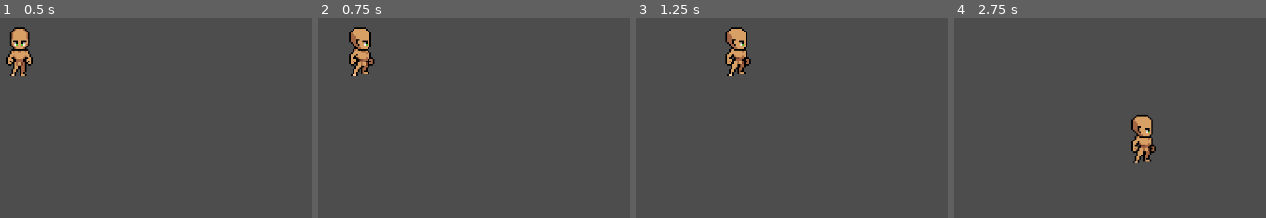
Above: before the commit, frames 1-4 (left to right).
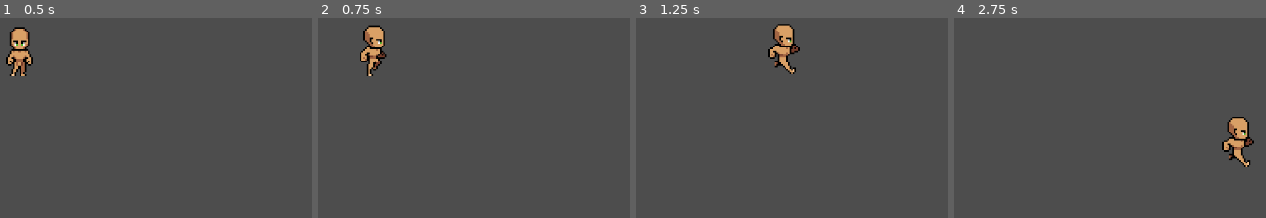
Above: after the commit, the same moments.

Repository: yliris/four-directional-movement-system
Game: Godot game, scene res://world.tscn
Two runs of this game, one before a commit and one after it. Both use one fixed random seed, a clock stepped at 60 frames per second and the inputs below.
Inputs:
- Up to frame 1 (0.5 s): no input
- Up to frame 2 (0.75 s): hold D (walk_right) from 0.53 s (still down); hold Shift (sprint) from 0.53 s (still down)
- Up to frame 3 (1.25 s): keep holding D (walk_right); keep holding Shift (sprint)
- Up to frame 4 (2.75 s): release D (walk_right) at 1.28 s; release Shift (sprint) at 1.28 s; hold S (walk_down) 1.28-2.03 s; tap Shift (sprint) at 1.35 s; hold D (walk_right) from 2.03 s (still down); hold Shift (sprint) from 2.03 s (still down)

Frame 1 is identical in both runs. In frame 2, 2.3% of the frame differs, in the area x 9-23%, y 3-29%; in frame 3, 3.0%, in the area x 28-53%, y 3-29%; in frame 4, 3.0%.

Commit message:
sprinting complete

Diff:
--- a/player.gd
+++ b/player.gd
@@ -1,26 +1,46 @@
 extends CharacterBody2D
 
 const WALK_SPEED = 70.0
-const SPRINT_SPEED = 100.0
+const SPRINT_SPEED = 110.0
 
-var input_walk_vector = Vector2.ZERO
-var input_sprint = false
+var input_vector = Vector2.ZERO
 
 @onready var animation_tree = $AnimationTree
 @onready var playback = animation_tree.get("parameters/StateMachine/playback") as AnimationNodeStateMachinePlayback
 
-func _physics_process(delta):
+func _physics_process(delta: float) -> void:
 	var state = playback.get_current_node()
-	input_walk_vector = Input.get_vector("walk_left", "walk_right", "walk_up", "walk_down")
-	input_sprint = Input.is_action_pressed("sprint")
+	match state:
+		"MoveState": move_state(delta)
+		"SprintState": sprint_state(delta)
 
-	if input_walk_vector != Vector2.ZERO:
-		var direction_vector = Vector2(input_walk_vector.x, -input_walk_vector.y)
+func move_state(delta: float) -> void:
+	input_vector = Input.get_vector("walk_left", "walk_right", "walk_up", "walk_down")
+
+	if input_vector != Vector2.ZERO:
+		var direction_vector = Vector2(input_vector.x, -input_vector.y)
 		update_blend_positions(direction_vector)
 
-	velocity = input_walk_vector * WALK_SPEED
+	if Input.is_action_pressed("sprint") and input_vector != Vector2.ZERO:
+		playback.travel("SprintState")
+
+	velocity = input_vector * WALK_SPEED
 	move_and_slide()
 
-func update_blend_positions(direction_vector):
+func sprint_state(delta: float) -> void:
+	input_vector = Input.get_vector("walk_left", "walk_right", "walk_up", "walk_down")
+
+	if input_vector != Vector2.ZERO:
+		var direction_vector = Vector2(input_vector.x, -input_vector.y)
+		update_blend_positions(direction_vector)
+
+	if not Input.is_action_pressed("sprint"):
+		playback.travel("MoveState")
+
+	velocity = input_vector * SPRINT_SPEED
+	move_and_slide()
+
+func update_blend_positions(direction_vector: Vector2) -> void:
 	animation_tree.set("parameters/StateMachine/MoveState/Stand/blend_position", direction_vector)
 	animation_tree.set("parameters/StateMachine/MoveState/Walk/blend_position", direction_vector)
+	animation_tree.set("parameters/StateMachine/SprintState/blend_position", direction_vector)
--- a/player.tscn
+++ b/player.tscn
@@ -16,6 +16,76 @@
 "transitions": PackedFloat32Array(1),
 "update": 1,
 "values": [1]
+}
+
+[sub_resource type="Animation" id="Animation_nvl01"]
+resource_name = "run_down"
+length = 0.6
+step = 0.1
+tracks/0/type = "value"
+tracks/0/imported = false
+tracks/0/enabled = true
+tracks/0/path = NodePath("Sprite2D:frame")
+tracks/0/interp = 1
+tracks/0/loop_wrap = true
+tracks/0/keys = {
+"times": PackedFloat32Array(0, 0.1, 0.2, 0.3, 0.4, 0.5),
+"transitions": PackedFloat32Array(1, 1, 1, 1, 1, 1),
+"update": 1,
+"values": [40, 41, 42, 43, 44, 45]
+}
+
+[sub_resource type="Animation" id="Animation_ivps1"]
+resource_name = "run_left"
+length = 0.6
+step = 0.1
+tracks/0/type = "value"
+tracks/0/imported = false
+tracks/0/enabled = true
+tracks/0/path = NodePath("Sprite2D:frame")
+tracks/0/interp = 1
+tracks/0/loop_wrap = true
+tracks/0/keys = {
+"times": PackedFloat32Array(0, 0.1, 0.2, 0.3, 0.4, 0.5),
+"transitions": PackedFloat32Array(1, 1, 1, 1, 1, 1),
+"update": 1,
+"values": [52, 53, 54, 55, 56, 57]
+}
+
+[sub_resource type="Animation" id="Animation_urp6f"]
+resource_name = "run_right"
+length = 0.6
+loop_mode = 1
+step = 0.1
+tracks/0/type = "value"
+tracks/0/imported = false
+tracks/0/enabled = true
+tracks/0/path = NodePath("Sprite2D:frame")
+tracks/0/interp = 1
+tracks/0/loop_wrap = true
+tracks/0/keys = {
+"times": PackedFloat32Array(0, 0.1, 0.2, 0.3, 0.4, 0.5),
+"transitions": PackedFloat32Array(1, 1, 1, 1, 1, 1),
+"update": 1,
+"values": [46, 47, 48, 49, 50, 51]
+}
+
+[sub_resource type="Animation" id="Animation_bwjto"]
+resource_name = "run_up"
+length = 0.6
+loop_mode = 1
+step = 0.1
+tracks/0/type = "value"
+tracks/0/imported = false
+tracks/0/enabled = true
+tracks/0/path = NodePath("Sprite2D:frame")
+tracks/0/interp = 1
+tracks/0/loop_wrap = true
+tracks/0/keys = {
+"times": PackedFloat32Array(0, 0.1, 0.2, 0.3, 0.4, 0.5),
+"transitions": PackedFloat32Array(1, 1, 1, 1, 1, 1),
+"update": 1,
+"values": [58, 59, 60, 61, 62, 63]
 }
 
 [sub_resource type="Animation" id="Animation_onrkg"]
@@ -160,78 +230,6 @@
 "transitions": PackedFloat32Array(1, 1, 1, 1, 1, 1),
 "update": 1,
 "values": [34, 35, 36, 37, 38, 39]
-}
-
-[sub_resource type="Animation" id="Animation_nvl01"]
-resource_name = "run_down"
-length = 0.6
-loop_mode = 1
-step = 0.1
-tracks/0/type = "value"
-tracks/0/imported = false
-tracks/0/enabled = true
-tracks/0/path = NodePath("Sprite2D:frame")
-tracks/0/interp = 1
-tracks/0/loop_wrap = true
-tracks/0/keys = {
-"times": PackedFloat32Array(0, 0.1, 0.2, 0.3, 0.4, 0.5),
-"transitions": PackedFloat32Array(1, 1, 1, 1, 1, 1),
-"update": 1,
-"values": [40, 41, 42, 43, 44, 45]
-}
-
-[sub_resource type="Animation" id="Animation_ivps1"]
-resource_name = "run_left"
-length = 0.6
-loop_mode = 1
-step = 0.1
-tracks/0/type = "value"
-tracks/0/imported = false
-tracks/0/enabled = true
-tracks/0/path = NodePath("Sprite2D:frame")
-tracks/0/interp = 1
-tracks/0/loop_wrap = true
-tracks/0/keys = {
-"times": PackedFloat32Array(0, 0.1, 0.2, 0.3, 0.4, 0.5),
-"transitions": PackedFloat32Array(1, 1, 1, 1, 1, 1),
-"update": 1,
-"values": [52, 53, 54, 55, 56, 57]
-}
-
-[sub_resource type="Animation" id="Animation_urp6f"]
-resource_name = "run_right"
-length = 0.6
-loop_mode = 1
-step = 0.1
-tracks/0/type = "value"
-tracks/0/imported = false
-tracks/0/enabled = true
-tracks/0/path = NodePath("Sprite2D:frame")
-tracks/0/interp = 1
-tracks/0/loop_wrap = true
-tracks/0/keys = {
-"times": PackedFloat32Array(0, 0.1, 0.2, 0.3, 0.4, 0.5),
-"transitions": PackedFloat32Array(1, 1, 1, 1, 1, 1),
-"update": 1,
-"values": [46, 47, 48, 49, 50, 51]
-}
-
-[sub_resource type="Animation" id="Animation_bwjto"]
-resource_name = "run_up"
-length = 0.6
-loop_mode = 1
-step = 0.1
-tracks/0/type = "value"
-tracks/0/imported = false
-tracks/0/enabled = true
-tracks/0/path = NodePath("Sprite2D:frame")
-tracks/0/interp = 1
-tracks/0/loop_wrap = true
-tracks/0/keys = {
-"times": PackedFloat32Array(0, 0.1, 0.2, 0.3, 0.4, 0.5),
-"transitions": PackedFloat32Array(1, 1, 1, 1, 1, 1),
-"update": 1,
-"values": [58, 59, 60, 61, 62, 63]
 }
 
 [sub_resource type="AnimationLibrary" id="AnimationLibrary_1jxqw"]
@@ -314,7 +312,7 @@
 states/Walk/node = SubResource("AnimationNodeBlendSpace2D_ivps1")
 states/Walk/position = Vector2(395, 194)
 transitions = ["Start", "Stand", SubResource("AnimationNodeStateMachineTransition_urp6f"), "Stand", "Walk", SubResource("AnimationNodeStateMachineTransition_onrkg"), "Walk", "Stand", SubResource("AnimationNodeStateMachineTransition_i3pqv")]
-graph_offset = Vector2(-182, 34)
+graph_offset = Vector2(-185, -36)
 
 [sub_resource type="AnimationNodeAnimation" id="AnimationNodeAnimation_n7ghd"]
 animation = &"run_up"
@@ -342,21 +340,23 @@
 [sub_resource type="AnimationNodeStateMachineTransition" id="AnimationNodeStateMachineTransition_dw050"]
 advance_mode = 2
 
-[sub_resource type="AnimationNodeStateMachineTransition" id="AnimationNodeStateMachineTransition_hqtel"]
-
-[sub_resource type="AnimationNodeStateMachineTransition" id="AnimationNodeStateMachineTransition_sweqy"]
-advance_mode = 2
+[sub_resource type="AnimationNodeStateMachineTransition" id="AnimationNodeStateMachineTransition_606se"]
+advance_expression = "input_vector.length() > 0.0"
+
+[sub_resource type="AnimationNodeStateMachineTransition" id="AnimationNodeStateMachineTransition_u1c27"]
+advance_mode = 2
+advance_expression = "input_vector.length() == 0.0"
 
 [sub_resource type="AnimationNodeStateMachine" id="AnimationNodeStateMachine_b26j0"]
 states/MoveState/node = SubResource("AnimationNodeStateMachine_1jxqw")
 states/MoveState/position = Vector2(422, 100)
 states/SprintState/node = SubResource("AnimationNodeBlendSpace2D_bwjto")
-states/SprintState/position = Vector2(422, 181)
-transitions = ["Start", "MoveState", SubResource("AnimationNodeStateMachineTransition_dw050"), "MoveState", "SprintState", SubResource("AnimationNodeStateMachineTransition_hqtel"), "SprintState", "MoveState", SubResource("AnimationNodeStateMachineTransition_sweqy")]
-graph_offset = Vector2(-135, 14)
+states/SprintState/position = Vector2(422, 215)
+transitions = ["Start", "MoveState", SubResource("AnimationNodeStateMachineTransition_dw050"), "MoveState", "SprintState", SubResource("AnimationNodeStateMachineTransition_606se"), "SprintState", "MoveState", SubResource("AnimationNodeStateMachineTransition_u1c27")]
+graph_offset = Vector2(-167, -75)
 
 [sub_resource type="AnimationNodeBlendTree" id="AnimationNodeBlendTree_n7ghd"]
-graph_offset = Vector2(-205, 48)
+graph_offset = Vector2(-386, -28)
 nodes/StateMachine/node = SubResource("AnimationNodeStateMachine_b26j0")
 nodes/StateMachine/position = Vector2(40, 80)
 node_connections = [&"output", 0, &"StateMachine"]
@@ -380,4 +380,4 @@
 anim_player = NodePath("../AnimationPlayer")
 parameters/StateMachine/MoveState/Stand/blend_position = Vector2(0, -0.261649)
 parameters/StateMachine/MoveState/Walk/blend_position = Vector2(-0.00465119, -0.448029)
-parameters/StateMachine/SprintState/blend_position = Vector2(0, 0)
+parameters/StateMachine/SprintState/blend_position = Vector2(0.00310075, -0.425121)
